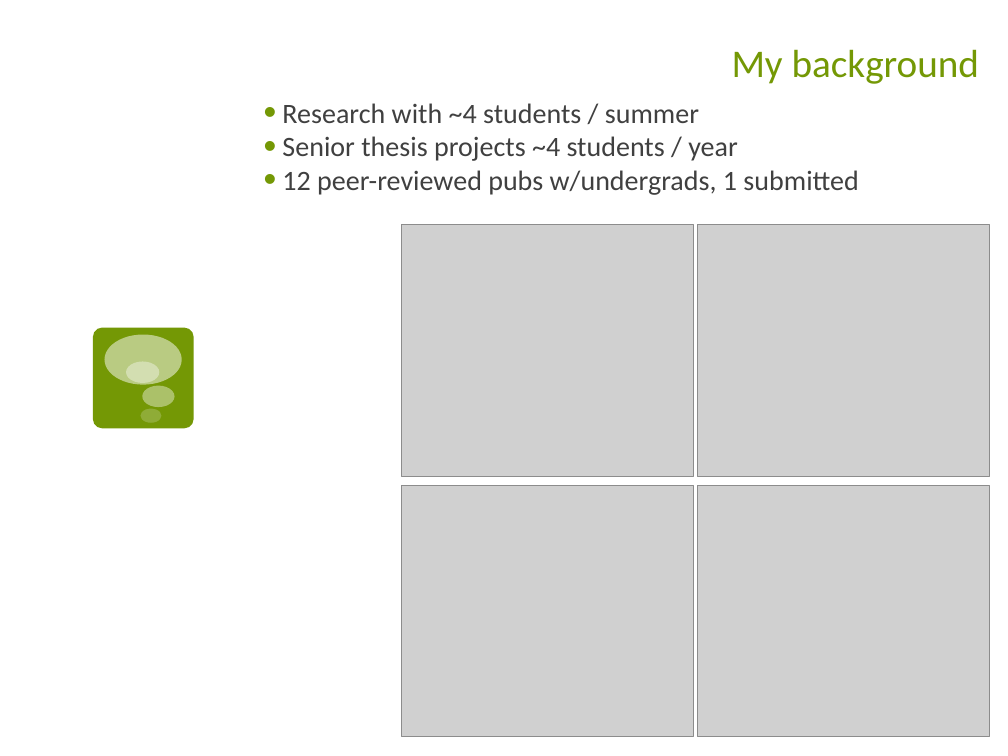
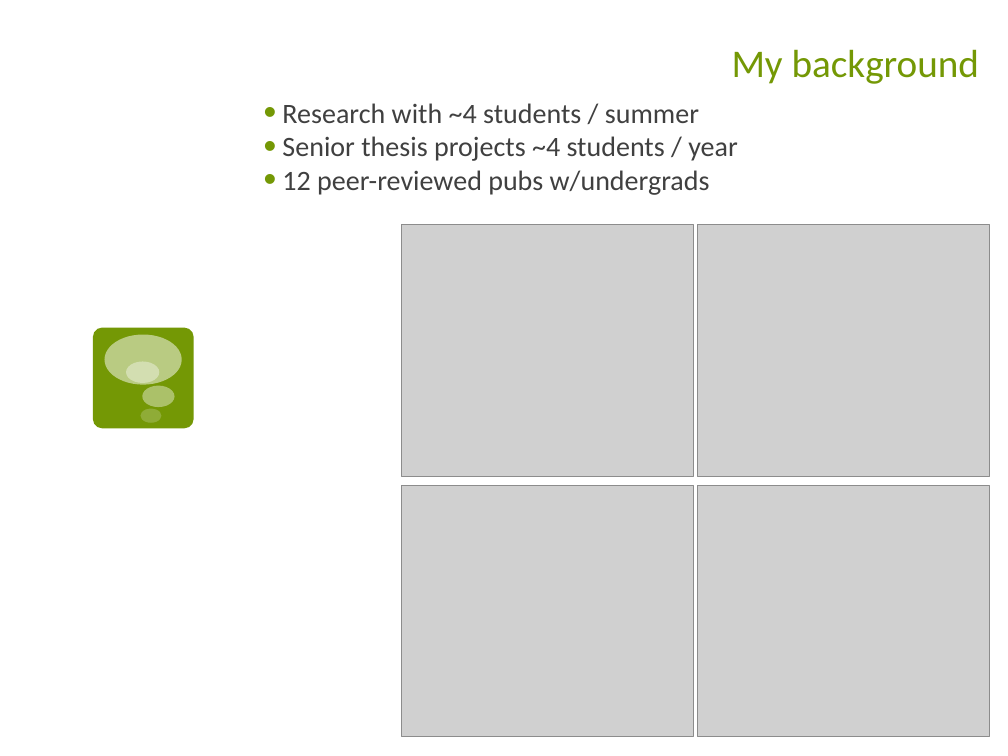
Before and after one commit to Amherst-Statistics/Modernizing-Undergrad-Stat-Curric, a slide deck: slide 4 of 03-hardin/skillsForResearch_JSM17_JoHardin.pptx. Drawn at 1008x756 pixels with LibreOffice and Linux fonts; fonts in the diff are those of the drawing; grey boxes stand for pictures. Boxes give left, top, right and bottom in pixels: in the first picture for what was removed or moved away, otherwise in the second. Text is boxed around its words. In the diff, an @@ line names an element or a change of style, - is before the commit and + after.

```diff
--- a/03-hardin/skillsForResearch_JSM17_JoHardin.pptx
+++ b/03-hardin/skillsForResearch_JSM17_JoHardin.pptx
@@ text at box(282, 170, 710, 195): text changed @@
-• 12 peer-reviewed pubs w/undergrads, 1 submitted
+• 12 peer-reviewed pubs w/undergrads
```
Also in this commit, not shown: 2 other slides changed, 1 other file.
